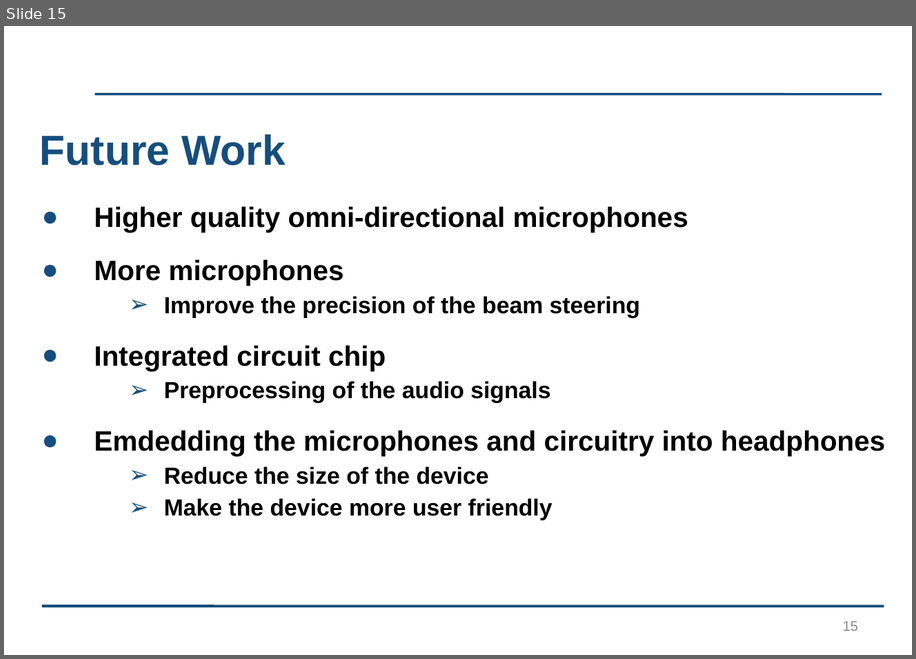
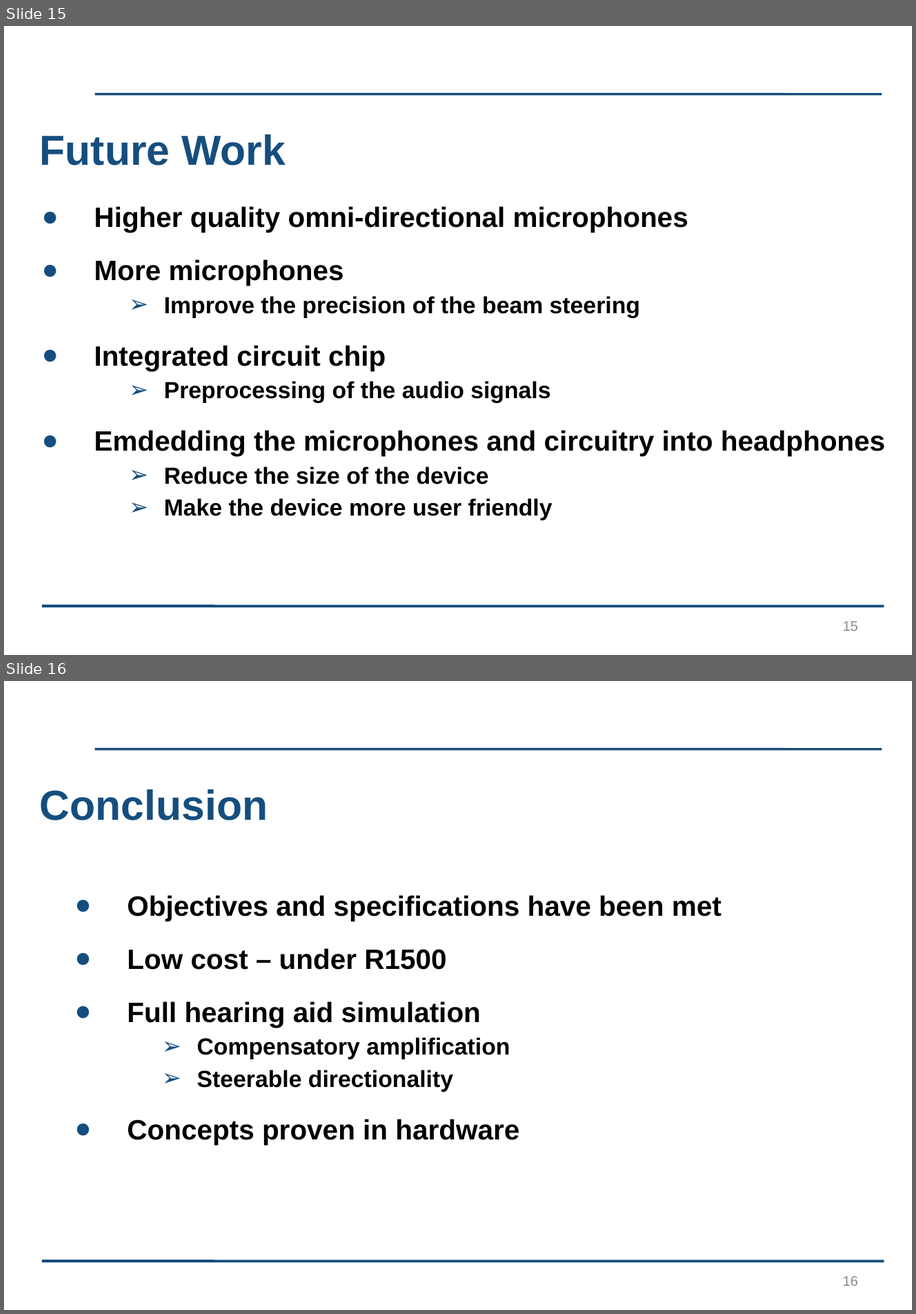
Before and after one commit to kayjayB/I_cant_hear_you, a slide deck: Presentation/Lab Project Presentation.pptx. Shown one above the other, each under a label of ours: slide 15 before the commit, slides 15 and 16 after it. The pictures are 916x659 and 916x1314 pixels, drawn with LibreOffice and Linux fonts; fonts in the diff are those of the drawing; background and template pictures are left out. Boxes give left, top, right and bottom in pixels: in the first picture for what was removed or moved away, otherwise in the second. Text is boxed around its words. In the diff, an @@ line names an element or a change of style, - is before the commit and + after.

```diff
--- a/Presentation/Lab Project Presentation.pptx
+++ b/Presentation/Lab Project Presentation.pptx
@@ slide 16 added at (x1=4, y1=681, x2=912, y2=1310), background #FFFFFF; not listed: 2 template elements that a slide beside it also shows @@
@@ title added at (x1=40, y1=789, x2=268, y2=820), 36 pt, text #154E7E, bold @@
+Conclusion
@@ text added at (x1=127, y1=895, x2=722, y2=1144), 24 pt, text #000000, bold @@
+● Objectives and specifications have been met
+● Low cost – under R1500
+● Full hearing aid simulation
+  ➢ Compensatory amplification
+  ➢ Steerable directionality
+● Concepts proven in hardware
@@ page number added at (x1=843, y1=1276, x2=858, y2=1285), 12 pt, text #8C8C8C @@
+16
```
Also in this commit, not shown: 4 slides changed, 2 other slides added, 1 slide removed.
